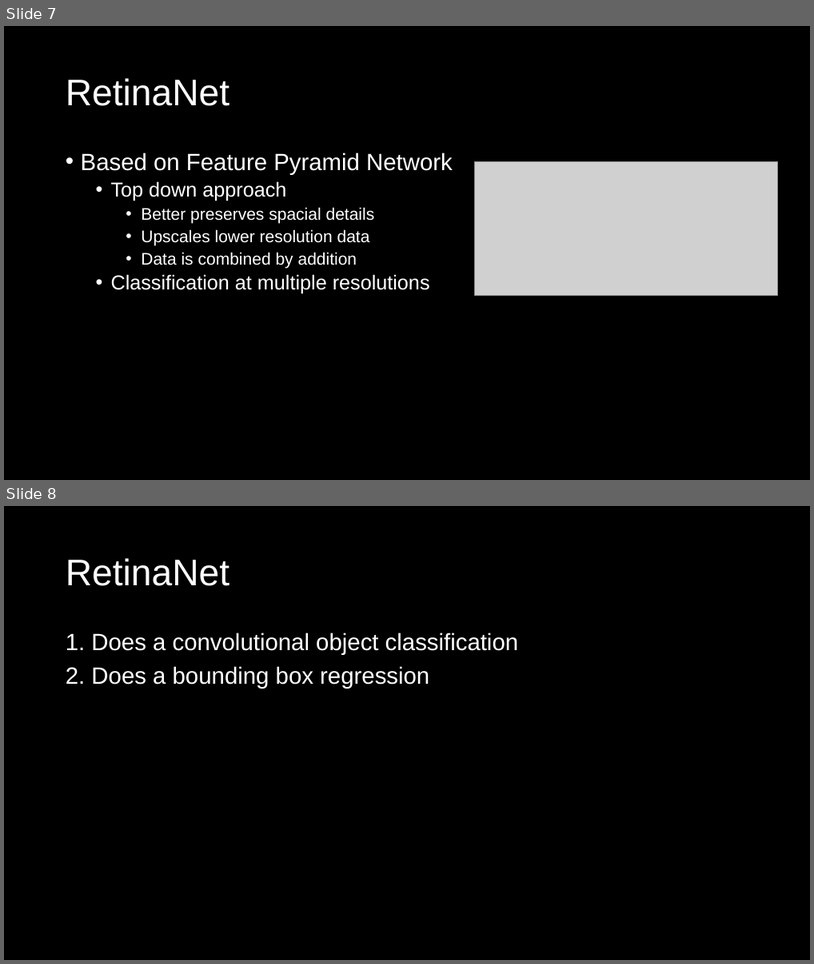
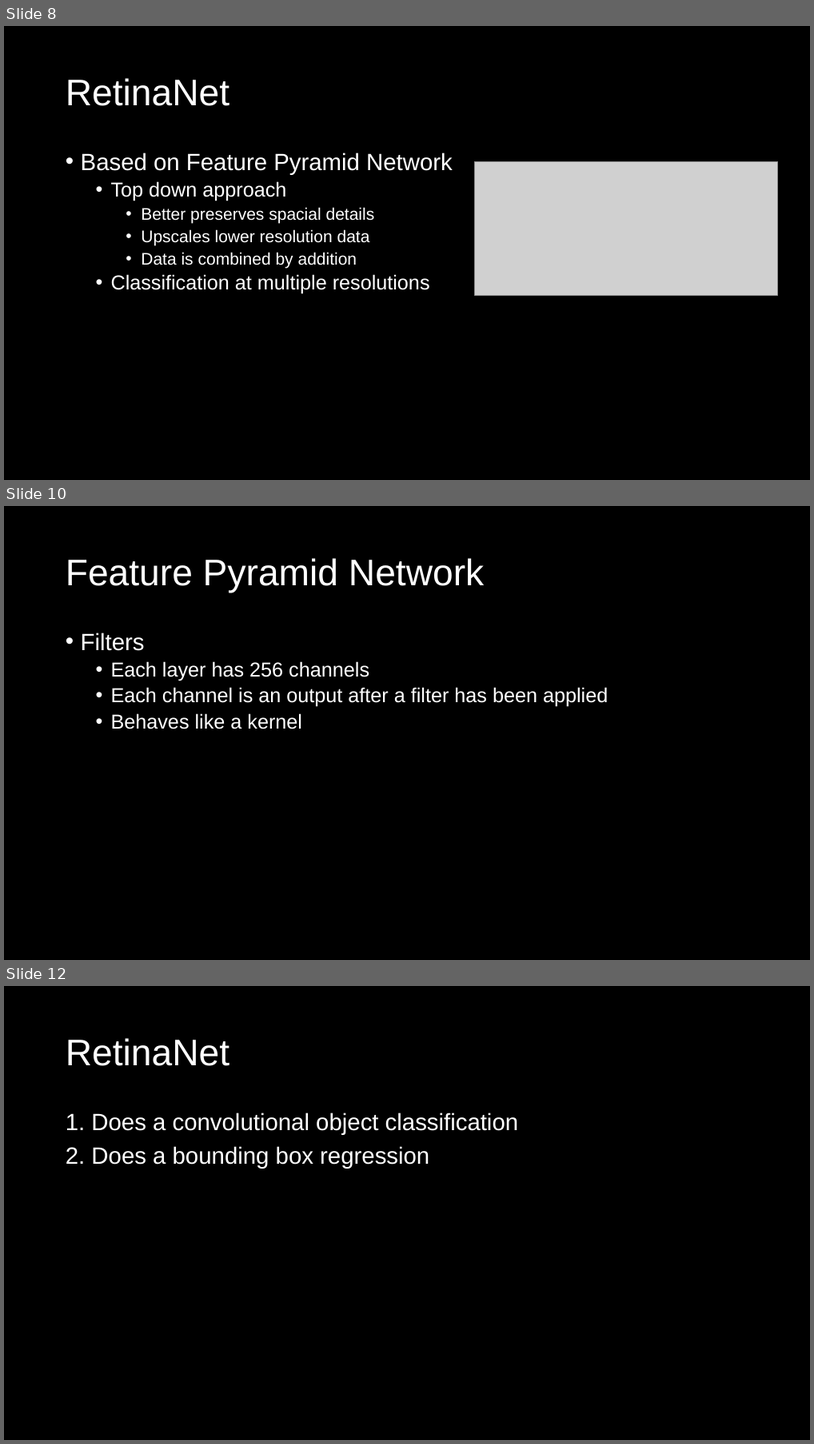
Before and after one commit to DuenoHfao/mlrp, a slide deck: Focal loss for dense object detection.pptx. Shown one above the other, each under a label of ours: slides 7 and 8 before the commit, slides 8, 10 and 12 after it; the slides between them are not shown. The pictures are 814x964 and 814x1444 pixels, drawn with LibreOffice and Linux fonts; fonts in the diff are those of the drawing; grey boxes stand for pictures. Boxes give left, top, right and bottom in pixels: in the first picture for what was removed or moved away, otherwise in the second. Text is boxed around its words. In the diff, an @@ line names an element or a change of style, - is before the commit and + after.

```diff
--- a/Focal loss for dense object detection.pptx
+++ b/Focal loss for dense object detection.pptx
@@ slide 10 added at (4,506,810,960), background #000000 @@
@@ title added at (66,558,484,593), 44 pt, text #FFFFFF @@
+Feature Pyramid Network
@@ text added at (81,632,608,729), 24 pt, text #FFFFFF @@
+• Filters
+  • Each layer has 256 channels
+  • Each channel is an output after a filter has been applied
+  • Behaves like a kernel
@@ what was slide 7 is now slide 8 @@
@@ what was slide 8 is now slide 12 @@
```
Also in this commit, not shown: 1 other slide added.
